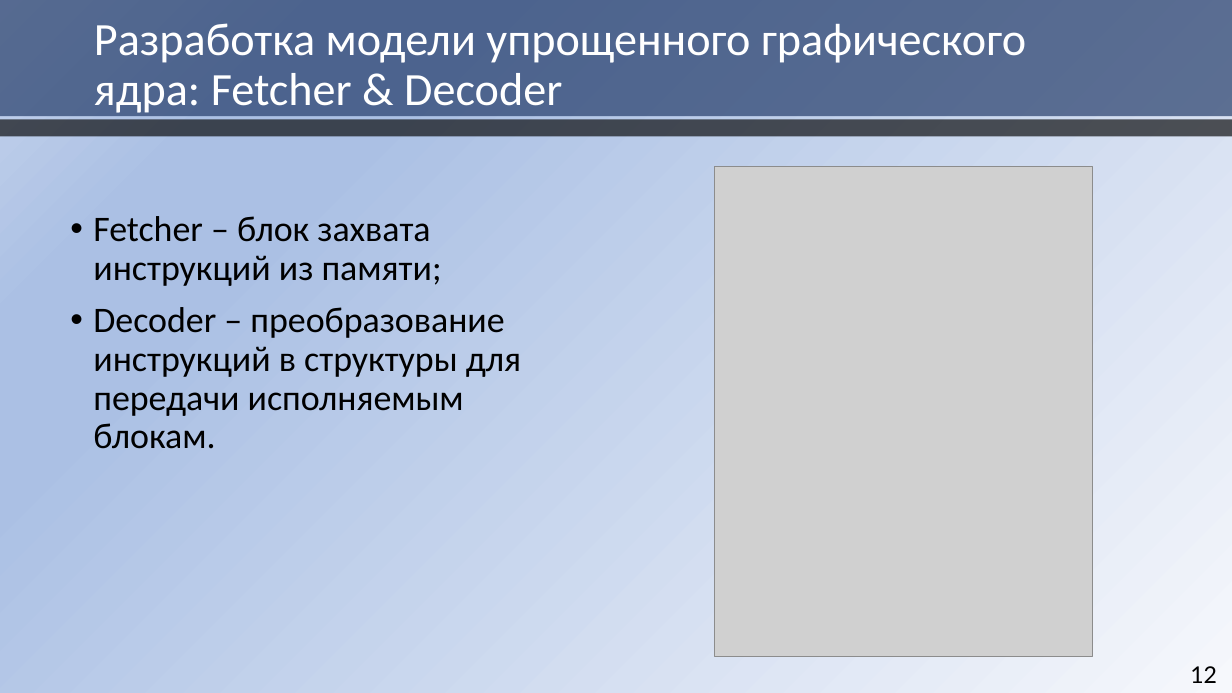
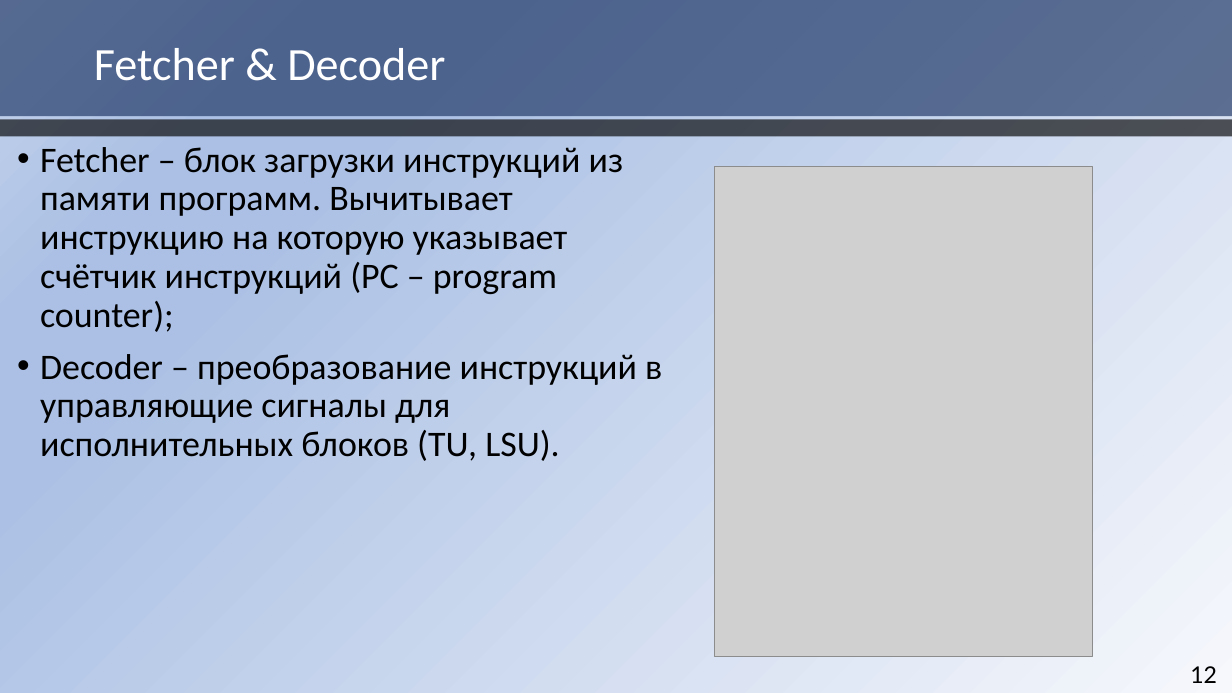
Before and after one commit to HaMeNopeDiot/hardware_gpu, a slide deck: slide 12 of docs/starukhin_dissertation/magister_pres.pptx. Drawn at 1232x693 pixels with LibreOffice and Linux fonts; fonts in the diff are those of the drawing; grey boxes stand for pictures. Boxes give left, top, right and bottom in pixels: in the first picture for what was removed or moved away, otherwise in the second. Text is boxed around its words. In the diff, an @@ line names an element or a change of style, - is before the commit and + after.

```diff
--- a/docs/starukhin_dissertation/magister_pres.pptx
+++ b/docs/starukhin_dissertation/magister_pres.pptx
@@ title at bbox=[94, 48, 445, 81]: text changed @@
-Разработка модели упрощенного графического ядра: Fetcher & Decoder
+Fetcher & Decoder
@@ text at bbox=[40, 147, 662, 461]: text changed @@
-• Fetcher – блок захвата инструкций из памяти;
-• Decoder – преобразование инструкций в структуры для передачи исполняемым блокам.
+• Fetcher – блок загрузки инструкций из памяти программ. Вычитывает инструкцию на которую указывает счётчик инструкций (PC – program counter);
+• Decoder – преобразование инструкций в управляющие сигналы для исполнительных блоков (TU, LSU).
```
Also in this commit, not shown: 9 other slides changed, 3 slides added, 4 slides removed.
